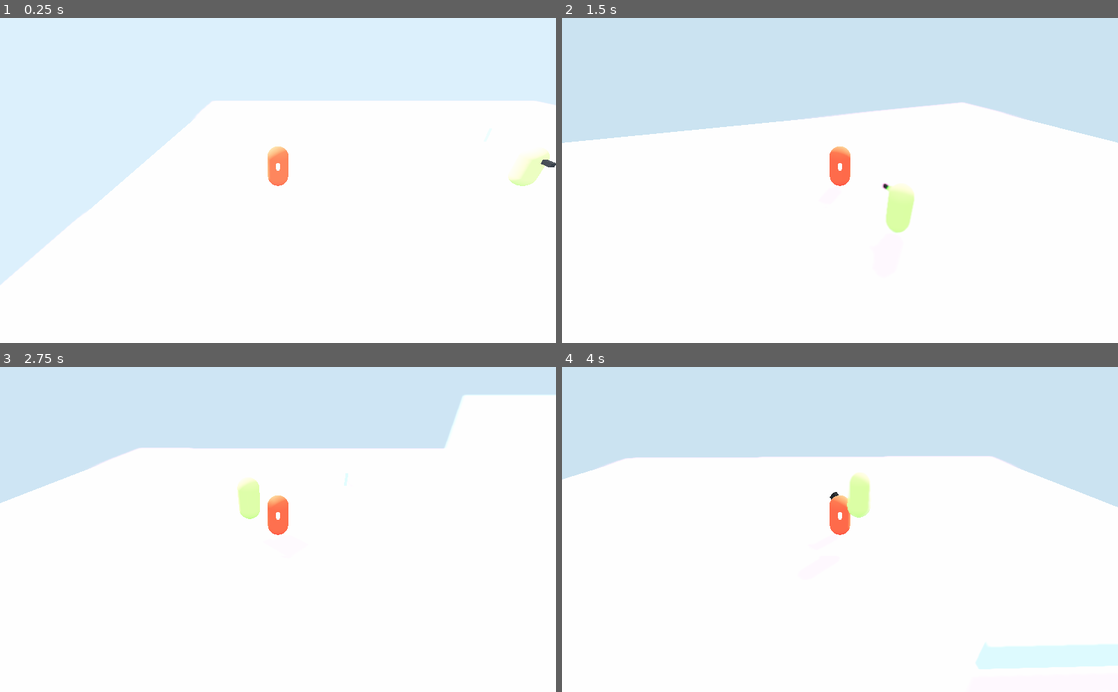
Above: before the commit, frames 1-4 (two rows, left to right).
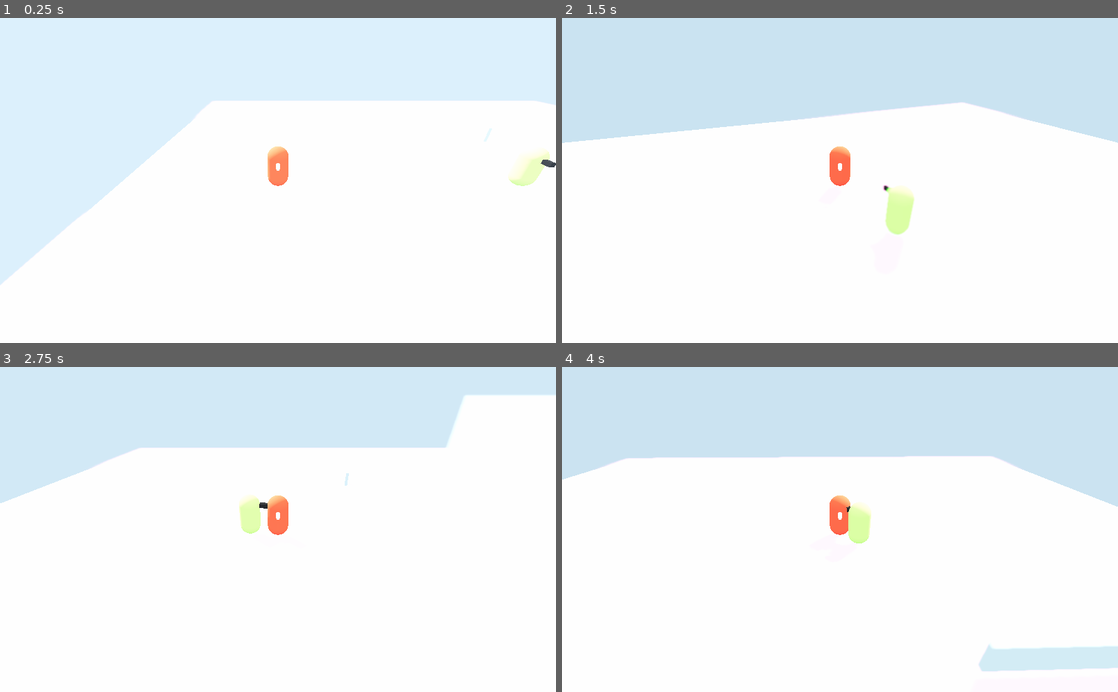
Above: after the commit, the same moments.

Repository: EispriStic/HumanZ
Game: Godot game, scene res://Scenes/TestWorld.tscn
The game is run twice, just before and just after one commit, with the same random seed, the same clock (stepped at 60 frames per second) and the same inputs. A sky picture missing from this copy of the repository is replaced by a grey-blue gradient.
Inputs:
- Up to frame 1 (0.25 s): no input
- Up to frame 2 (1.5 s): hold Right (ui_right) 0.53-1.28 s; tap Ctrl (accroupie) at 0.6 s; hold Down (ui_down) from 1.28 s (still down); tap Q (camera_left) at 1.35 s
- Up to frame 3 (2.75 s): release Down (ui_down) at 2.03 s; hold Right (ui_right) from 2.03 s (still down); tap E (camera_right) at 2.1 s
- Up to frame 4 (4 s): release Right (ui_right) at 2.78 s; hold Up (ui_up) 2.78-3.53 s; tap Ctrl (accroupie) at 2.85 s; hold Left (ui_left) from 3.53 s (still down); tap Q (camera_left) at 3.6 s

The runs differ from the first frame. In frame 1, less than 0.1% of the frame differs, in the area x 93-100%, y 41-52%; in frame 2, less than 0.1%; in frame 3, 0.6%; in frame 4, 1.1%, in the area x 0-100%, y 27-94%.

Commit message:
Start tube vision

Diff:
--- /dev/null
+++ b/Assets/Materials/Building.tres
@@ -0,0 +1,7 @@
+[gd_resource type="SpatialMaterial" load_steps=2 format=2]
+
+[ext_resource path="res://Assets/Materials/BuildingSemiVisible.tres" type="Material" id=1]
+
+[resource]
+next_pass = ExtResource( 1 )
+albedo_color = Color( 0.509804, 0.752941, 0.823529, 1 )
--- /dev/null
+++ b/Assets/Materials/BuildingSemiVisible.tres
@@ -0,0 +1,5 @@
+[gd_resource type="SpatialMaterial" format=2]
+
+[resource]
+flags_transparent = true
+albedo_color = Color( 0.498039, 0.498039, 0.498039, 0.498039 )
--- a/Scenes/Joueur.tscn
+++ b/Scenes/Joueur.tscn
@@ -13,6 +13,9 @@
 
 [sub_resource type="CapsuleShape" id=4]
 radius = 0.5
+
+[sub_resource type="RayShape" id=5]
+length = 11.0
 
 [node name="Joueur" type="KinematicBody" groups=["Joueur"]]
 collision_mask = 6
@@ -48,4 +51,12 @@
 transform = Transform( 0.999848, 0.0174524, -7.62869e-10, 0, -4.37114e-08, -1, -0.0174524, 0.999848, -4.37047e-08, 0, 1, 0 )
 shape = SubResource( 4 )
 disabled = true
-size = 50.0
+
+[node name="TubeVision" type="Area" parent="."]
+transform = Transform( 1, 0, 0, 0, 0.887011, -0.461749, 0, 0.461749, 0.887011, 0, 6, -10 )
+collision_layer = 4
+collision_mask = 0
+monitoring = false
+
+[node name="CollisionShape" type="CollisionShape" parent="TubeVision"]
+shape = SubResource( 5 )
--- a/Scenes/TestWorld.tscn
+++ b/Scenes/TestWorld.tscn
@@ -1,8 +1,10 @@
-[gd_scene load_steps=16 format=2]
+[gd_scene load_steps=17 format=2]
 
 [ext_resource path="res://Scenes/Joueur.tscn" type="PackedScene" id=1]
 [ext_resource path="res://Scenes/ZombieSmart.tscn" type="PackedScene" id=2]
 [ext_resource path="res://Assets/HDRI/quarry_04_4k.exr" type="Texture" id=3]
+[ext_resource path="res://Scripts/Classes/Build.gd" type="Script" id=4]
+[ext_resource path="res://Assets/Materials/Building.tres" type="Material" id=5]
 
 [sub_resource type="PanoramaSky" id=11]
 panorama = ExtResource( 3 )
@@ -35,18 +37,15 @@
 [sub_resource type="BoxShape" id=5]
 extents = Vector3( 20, 1, 20 )
 
-[sub_resource type="SpatialMaterial" id=3]
-albedo_color = Color( 0.509804, 0.752941, 0.823529, 1 )
-
 [sub_resource type="CubeMesh" id=4]
-material = SubResource( 3 )
+material = ExtResource( 5 )
 size = Vector3( 6, 6, 6 )
 
 [sub_resource type="BoxShape" id=6]
 extents = Vector3( 3, 3, 3 )
 
 [sub_resource type="CubeMesh" id=8]
-material = SubResource( 3 )
+material = ExtResource( 5 )
 size = Vector3( 0.2, 1, 6 )
 
 [sub_resource type="BoxShape" id=9]
@@ -89,6 +88,7 @@
 transform = Transform( 1, 0, 0, 0, 1, 0, 0, 0, 1, -3, 0, -11 )
 collision_layer = 4
 collision_mask = 0
+script = ExtResource( 4 )
 
 [node name="Mesh" type="MeshInstance" parent="Navigation/NavigationMeshInstance/House"]
 transform = Transform( 1, 0, 0, 0, 1, 0, 0, 0, 1, 0, 3, 0 )
@@ -97,6 +97,15 @@
 material/0 = null
 
 [node name="CollisionShape" type="CollisionShape" parent="Navigation/NavigationMeshInstance/House"]
+transform = Transform( 1, 0, 0, 0, 1, 0, 0, 0, 1, 0, 3, 0 )
+shape = SubResource( 6 )
+
+[node name="Area" type="Area" parent="Navigation/NavigationMeshInstance/House"]
+collision_layer = 0
+collision_mask = 4
+monitorable = false
+
+[node name="CollisionShape" type="CollisionShape" parent="Navigation/NavigationMeshInstance/House/Area"]
 transform = Transform( 1, 0, 0, 0, 1, 0, 0, 0, 1, 0, 3, 0 )
 shape = SubResource( 6 )
 
@@ -128,3 +137,6 @@
 data = SubResource( 10 )
 
 [node name="ZombieSmart" parent="." instance=ExtResource( 2 )]
+
+[connection signal="area_entered" from="Navigation/NavigationMeshInstance/House/Area" to="Navigation/NavigationMeshInstance/House" method="_on_Area_area_entered"]
+[connection signal="area_exited" from="Navigation/NavigationMeshInstance/House/Area" to="Navigation/NavigationMeshInstance/House" method="_on_Area_area_exited"]
--- /dev/null
+++ b/Scripts/Classes/Build.gd
@@ -0,0 +1,13 @@
+extends StaticBody
+
+var main_mat
+
+func _on_Area_area_entered(area):
+	main_mat = $Mesh.mesh.surface_get_material(0)
+	var mat = main_mat.next_pass
+	$Mesh.mesh.surface_set_material(0, mat)
+
+
+func _on_Area_area_exited(area):
+	$Mesh.mesh.surface_set_material(0, main_mat)
+	main_mat = null
--- a/Scripts/Classes/Joueur.gd
+++ b/Scripts/Classes/Joueur.gd
@@ -38,3 +38,9 @@
 			actual_speed = sneek_speed
 		else:
 			actual_speed = speed
+
+func _on_TubeVision_body_entered(body):
+	pass
+
+func _on_TubeVision_body_exited(body):
+	pass
--- a/Scripts/Classes/Zombie.gd
+++ b/Scripts/Classes/Zombie.gd
@@ -2,7 +2,6 @@
 
 export(int) var speed = 5
 var cible_vue = null
-var velocity_y := 0.0
 
 func _physics_process(delta):
 	_deplacement(delta)
@@ -18,18 +17,15 @@
 		# use global coordinates, not local to node
 
 		var result = space_state.intersect_ray(get_node("CollisionShape").global_transform.origin, cible_vue.get_node("CollisionShape").global_transform.origin, [self])
+		var direction = Vector3.ZERO
 		if not result.empty() && result.collider.is_in_group("Joueur"):
 			var vec = cible_vue.translation
 			vec.y = $Vue.translation.y
 			$Vue.look_at(vec, Vector3.UP)
 
-			var direction = translation.direction_to(cible_vue.translation) * speed
-			if not is_on_floor():
-				velocity_y -= Global.gravity * delta
-				direction.y = velocity_y
-			else:
-				velocity_y = 0.0
-			move_and_slide(direction, Vector3.UP)
+			direction = translation.direction_to(cible_vue.translation) * speed
+		direction.y = -Global.gravity * delta
+		move_and_slide(direction, Vector3.UP)
 
 func _on_Vue_body_entered(body):
 	cible_vue = body
--- a/Scripts/Classes/ZombieSmart.gd
+++ b/Scripts/Classes/ZombieSmart.gd
@@ -22,9 +22,10 @@
 		vec.y = $Vue.translation.y
 		$Vue.look_at(vec, Vector3.UP)
 
+	var direction = Vector3.ZERO
 	if i_path < path.size():
-		var direction = path[i_path] - translation
-		direction.y = Global.gravity * delta
+		direction = path[i_path] - translation
+		direction.y = 0
 		if cible_vue == null:
 			$Vue.look_at(Vector3(
 				path[i_path].x,
@@ -34,7 +35,8 @@
 		if direction.length() < 1:
 			i_path += 1
 		direction = direction.normalized() * speed
-		move_and_slide(direction, Vector3.UP)
+	direction.y = -Global.gravity * delta
+	move_and_slide(direction, Vector3.UP)
 
 func find_path(cible):
 	if(cible_position != cible.translation):
Not shown: 1 places in Scenes/Joueur.tscn that only renumber resources
